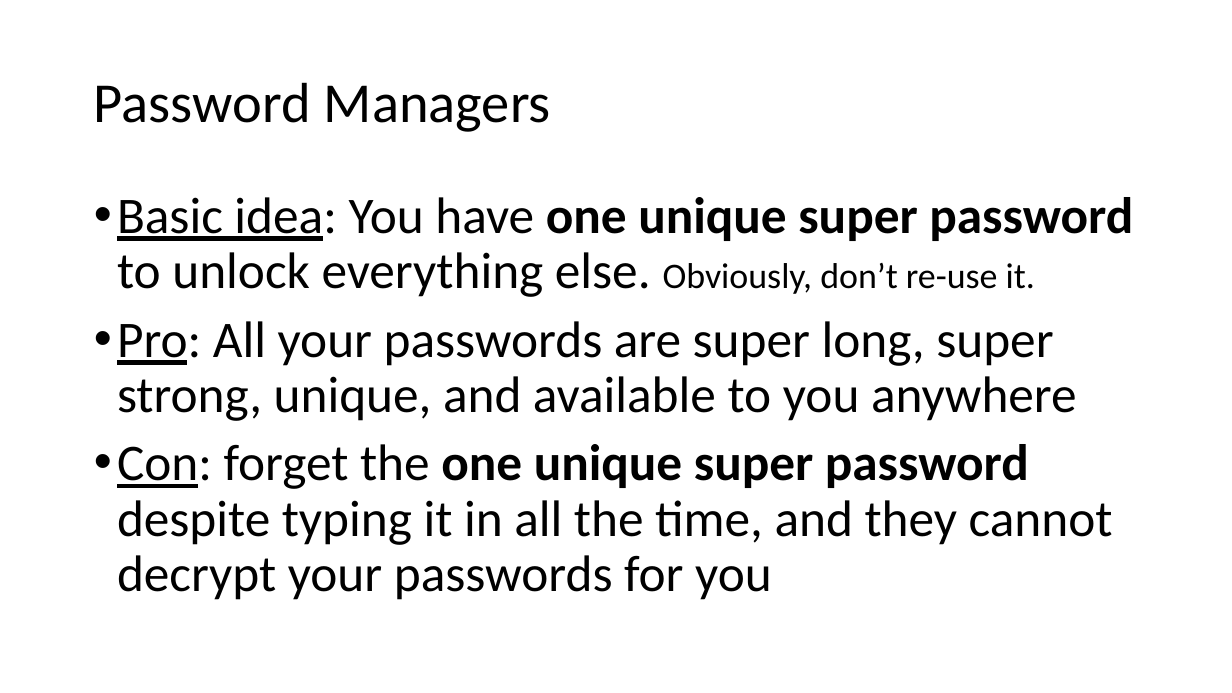
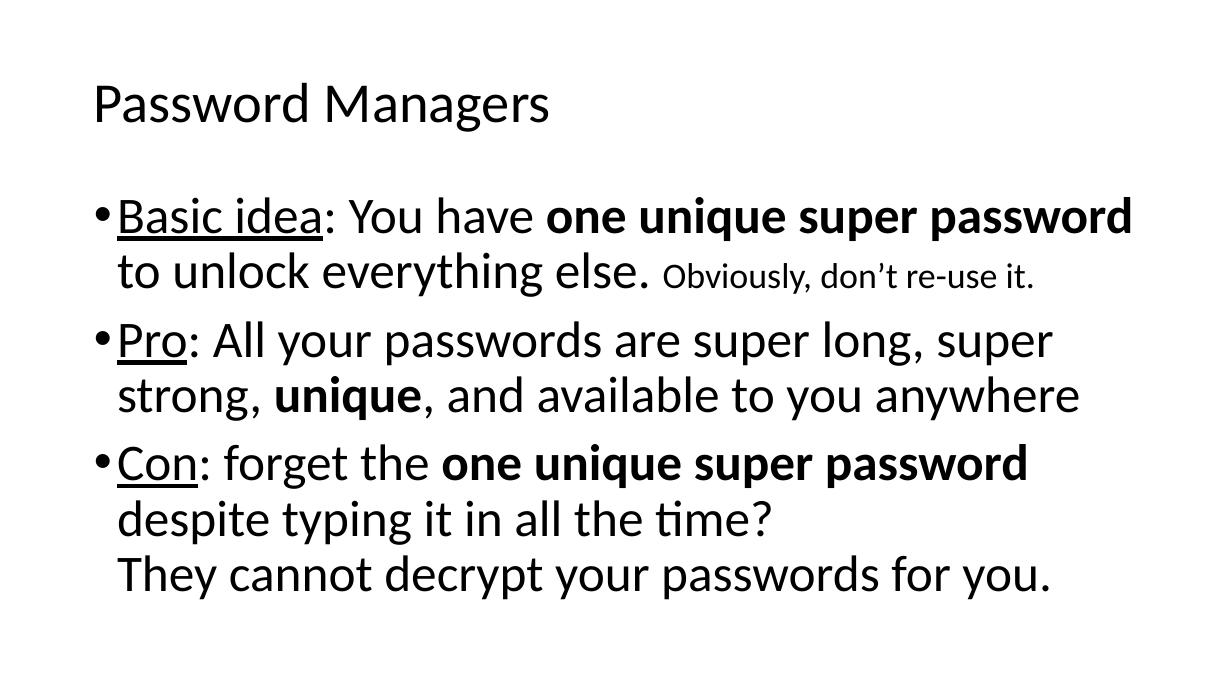
Before and after one commit to williamadba/Public-Presentations, a slide deck: slide 9 of Personal Practical Cybersecurity/Personal Practical Cybersecurity.pptx. Drawn at 1232x693 pixels with LibreOffice and Linux fonts; fonts in the diff are those of the drawing. Boxes give left, top, right and bottom in pixels: in the first picture for what was removed or moved away, otherwise in the second. Text is boxed around its words. In the diff, an @@ line names an element or a change of style, - is before the commit and + after.

```diff
--- a/Personal Practical Cybersecurity/Personal Practical Cybersecurity.pptx
+++ b/Personal Practical Cybersecurity/Personal Practical Cybersecurity.pptx
@@ text at <box>117,321,1081,421</box>: bold on in "unique," @@
@@ text at <box>117,444,1052,600</box>: text changed @@
-• Con: forget the one unique super password despite typing it in all the time, and they cannot decrypt your passwords for you
+• Con: forget the one unique super password despite typing it in all the time?
+  They cannot decrypt your passwords for you.
```
Also in this commit, not shown: 15 other slides changed, 4 slides added.
